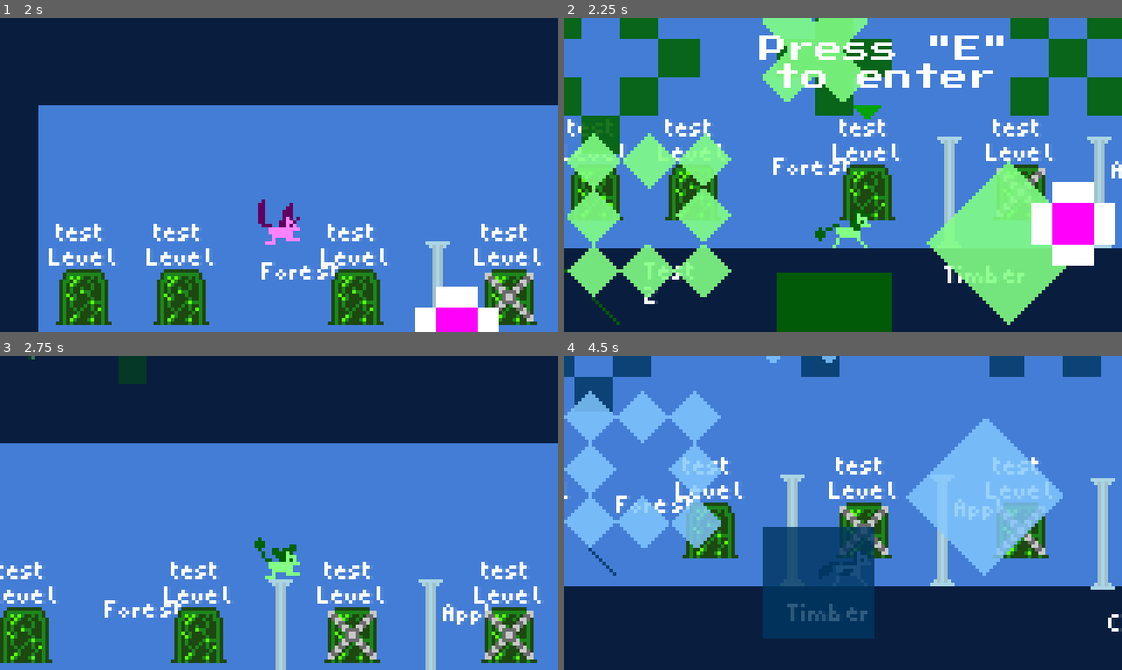
Above: before the commit, frames 1-4 (two rows, left to right).
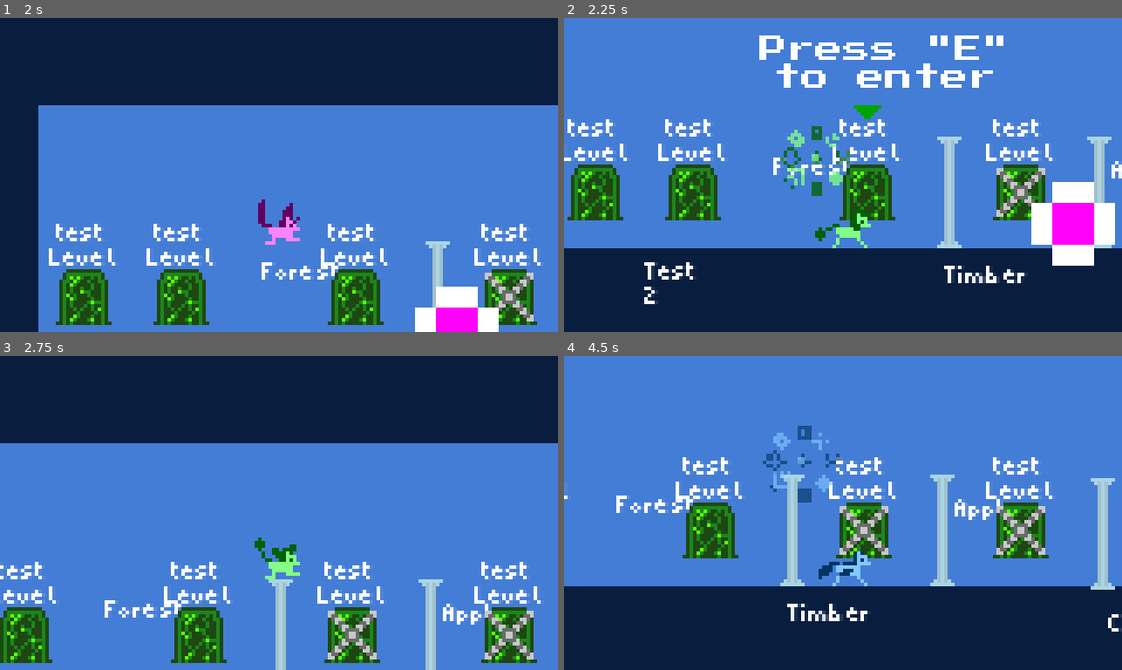
Above: after the commit, the same moments.

Repository: 100-Devs-1-Game/8bitPony
Game: Godot game, scene res://Scenes/Rooms/root.tscn
The game is run twice, just before and just after one commit, with the same random seed, the same clock (stepped at 60 frames per second) and the same inputs. This scene is started directly instead of the project's main scene. Sound files missing from this copy of the repository are replaced by a short silence.
Inputs (mouse positions are in pixels of both pictures, inside the frame that each line leads up to):
- Up to frame 1 (2 s): click "Start Game" at 0.5 s; tap Enter at 1.25 s; move the mouse to (401, 159) at 1.27 s; press the mouse at (401, 159) at 1.28 s; hold D (Right) from 1.28 s (still down); tap Space (Jump) at 1.52 s
- Up to frame 2 (2.25 s): keep holding D (Right); move the mouse to (731, 190) at 2.02 s; release the mouse at (731, 190) at 2.03 s; right-click (731, 190) at 2.1 s
- Up to frame 3 (2.75 s): keep holding D (Right); tap Space (Jump) at 2.27 s
- Up to frame 4 (4.5 s): move the mouse to (898, 443) at 2.77 s; release D (Right) at 2.78 s; hold A (Left) 2.78-3.53 s; hold E (Interact) 2.78-3.53 s; move the mouse to (815, 575) at 3.52 s; hold D (Right) from 3.53 s (still down); click (815, 575) at 3.6 s; tap Space (Jump) at 3.77 s; move the mouse to (1010, 560) at 4.27 s; hold Right mouse button (ChangePony) from 4.28 s (still down)

Frame 1 is identical in both runs. In frame 2, 29% of the frame differs, in the area x 0-100%, y 0-100%; in frame 3, 0.5%; in frame 4, 24%.
Error in both runs: Invalid access to property or key 'needed_shard' on a base object of type 'Area2D (Door)'. (res://Scripts/level_select.gd:8)

Commit message:
Reduced size and speed of smoke

Diff:
--- a/src/Scenes/Objects/Smoke/smoke.gd
+++ b/src/Scenes/Objects/Smoke/smoke.gd
@@ -1,8 +1,8 @@
 class_name Smoke
 extends Node2D
 
-@export var speed: float = 200.0
-@export var end_scale: float = 5.0
+@export var speed: float = 20.0
+@export var end_scale: float = 2.0
 @export var end_alpha: float = 0
 
 @onready var lifespan: Timer = $Lifespan
--- a/src/Scenes/Objects/Smoke/smoke.tscn
+++ b/src/Scenes/Objects/Smoke/smoke.tscn
@@ -4,7 +4,6 @@
 [ext_resource type="SpriteFrames" uid="uid://nsh5sis45wl2" path="res://Scenes/Objects/Smoke/smoke_sprite_frames.tres" id="1_5oq3f"]
 
 [node name="Smoke" type="Node2D"]
-scale = Vector2(12, 12)
 script = ExtResource("1_0nnrk")
 
 [node name="AnimatedSprite2D" type="AnimatedSprite2D" parent="."]
@@ -14,6 +13,7 @@
 
 [node name="Lifespan" type="Timer" parent="."]
 process_callback = 0
+wait_time = 0.5
 one_shot = true
 autostart = true
 
